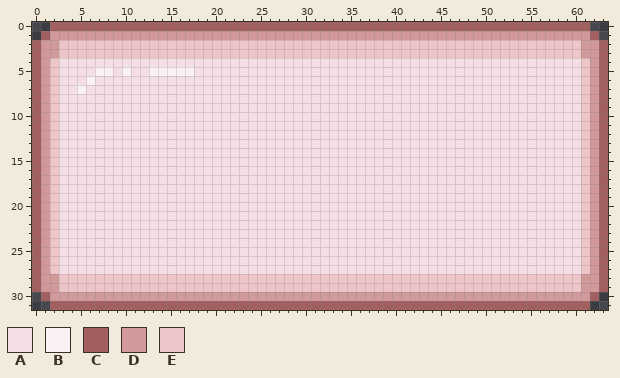
File history of a pixel-art file, winter-splinter/assets/sprites/bricks/power-up-brick.aseprite. Above, as it was before the edit.
64x32 pixels, 1 frame.
Palette (. is transparent): A #f5dfe4  B #f9f1f3  C #a25f5f  D #d19999  E #eec6ca
Pixels before, first column x 0:
 0 ..CCCCCCCCCCCCCCCCCCCCCCCCCCCCCCCCCCCCCCCCCCCCCCCCCCCCCCCCCCCC..
 1 .CDDDDDDDDDDDDDDDDDDDDDDDDDDDDDDDDDDDDDDDDDDDDDDDDDDDDDDDDDDDDC.
 2 CDDEEEEEEEEEEEEEEEEEEEEEEEEEEEEEEEEEEEEEEEEEEEEEEEEEEEEEEEEEEDDC
 3 CDDEEEEEEEEEEEEEEEEEEEEEEEEEEEEEEEEEEEEEEEEEEEEEEEEEEEEEEEEEEDDC
 4 CDEAAAAAAAAAAAAAAAAAAAAAAAAAAAAAAAAAAAAAAAAAAAAAAAAAAAAAAAAAAEDC
 5 CDEAAAABBABAABBBBBAAAAAAAAAAAAAAAAAAAAAAAAAAAAAAAAAAAAAAAAAAAEDC
 6 CDEAAABAAAAAAAAAAAAAAAAAAAAAAAAAAAAAAAAAAAAAAAAAAAAAAAAAAAAAAEDC
 7 CDEAABAAAAAAAAAAAAAAAAAAAAAAAAAAAAAAAAAAAAAAAAAAAAAAAAAAAAAAAEDC
 8 CDEAAAAAAAAAAAAAAAAAAAAAAAAAAAAAAAAAAAAAAAAAAAAAAAAAAAAAAAAAAEDC
 9 CDEAAAAAAAAAAAAAAAAAAAAAAAAAAAAAAAAAAAAAAAAAAAAAAAAAAAAAAAAAAEDC
10 CDEAAAAAAAAAAAAAAAAAAAAAAAAAAAAAAAAAAAAAAAAAAAAAAAAAAAAAAAAAAEDC
11 CDEAAAAAAAAAAAAAAAAAAAAAAAAAAAAAAAAAAAAAAAAAAAAAAAAAAAAAAAAAAEDC
12 CDEAAAAAAAAAAAAAAAAAAAAAAAAAAAAAAAAAAAAAAAAAAAAAAAAAAAAAAAAAAEDC
13 CDEAAAAAAAAAAAAAAAAAAAAAAAAAAAAAAAAAAAAAAAAAAAAAAAAAAAAAAAAAAEDC
14 CDEAAAAAAAAAAAAAAAAAAAAAAAAAAAAAAAAAAAAAAAAAAAAAAAAAAAAAAAAAAEDC
15 CDEAAAAAAAAAAAAAAAAAAAAAAAAAAAAAAAAAAAAAAAAAAAAAAAAAAAAAAAAAAEDC
16 CDEAAAAAAAAAAAAAAAAAAAAAAAAAAAAAAAAAAAAAAAAAAAAAAAAAAAAAAAAAAEDC
17 CDEAAAAAAAAAAAAAAAAAAAAAAAAAAAAAAAAAAAAAAAAAAAAAAAAAAAAAAAAAAEDC
18 CDEAAAAAAAAAAAAAAAAAAAAAAAAAAAAAAAAAAAAAAAAAAAAAAAAAAAAAAAAAAEDC
19 CDEAAAAAAAAAAAAAAAAAAAAAAAAAAAAAAAAAAAAAAAAAAAAAAAAAAAAAAAAAAEDC
20 CDEAAAAAAAAAAAAAAAAAAAAAAAAAAAAAAAAAAAAAAAAAAAAAAAAAAAAAAAAAAEDC
21 CDEAAAAAAAAAAAAAAAAAAAAAAAAAAAAAAAAAAAAAAAAAAAAAAAAAAAAAAAAAAEDC
22 CDEAAAAAAAAAAAAAAAAAAAAAAAAAAAAAAAAAAAAAAAAAAAAAAAAAAAAAAAAAAEDC
23 CDEAAAAAAAAAAAAAAAAAAAAAAAAAAAAAAAAAAAAAAAAAAAAAAAAAAAAAAAAAAEDC
24 CDEAAAAAAAAAAAAAAAAAAAAAAAAAAAAAAAAAAAAAAAAAAAAAAAAAAAAAAAAAAEDC
25 CDEAAAAAAAAAAAAAAAAAAAAAAAAAAAAAAAAAAAAAAAAAAAAAAAAAAAAAAAAAAEDC
26 CDEAAAAAAAAAAAAAAAAAAAAAAAAAAAAAAAAAAAAAAAAAAAAAAAAAAAAAAAAAAEDC
27 CDEAAAAAAAAAAAAAAAAAAAAAAAAAAAAAAAAAAAAAAAAAAAAAAAAAAAAAAAAAAEDC
28 CDDEEEEEEEEEEEEEEEEEEEEEEEEEEEEEEEEEEEEEEEEEEEEEEEEEEEEEEEEEEDDC
29 CDDEEEEEEEEEEEEEEEEEEEEEEEEEEEEEEEEEEEEEEEEEEEEEEEEEEEEEEEEEEDDC
30 .CDDDDDDDDDDDDDDDDDDDDDDDDDDDDDDDDDDDDDDDDDDDDDDDDDDDDDDDDDDDDC.
31 ..CCCCCCCCCCCCCCCCCCCCCCCCCCCCCCCCCCCCCCCCCCCCCCCCCCCCCCCCCCCC..
Now the later version:
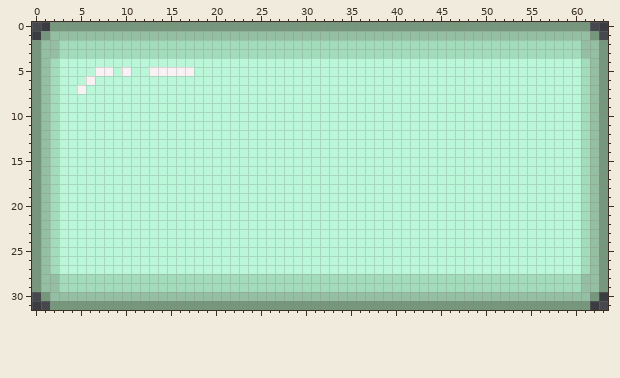
Commit message: update: power-up-brick.aseprite - it's green now
Diff:
colour A: #f5dfe4 -> #b9f7d8
colour C: #a25f5f -> #77977d
colour D: #d19999 -> #95bfa3
colour E: #eec6ca -> #a3dcbb
Boxes around the changes in both pictures, in picture pixels (x1, y1, x2, y2):
changed: (32, 22, 608, 310)
